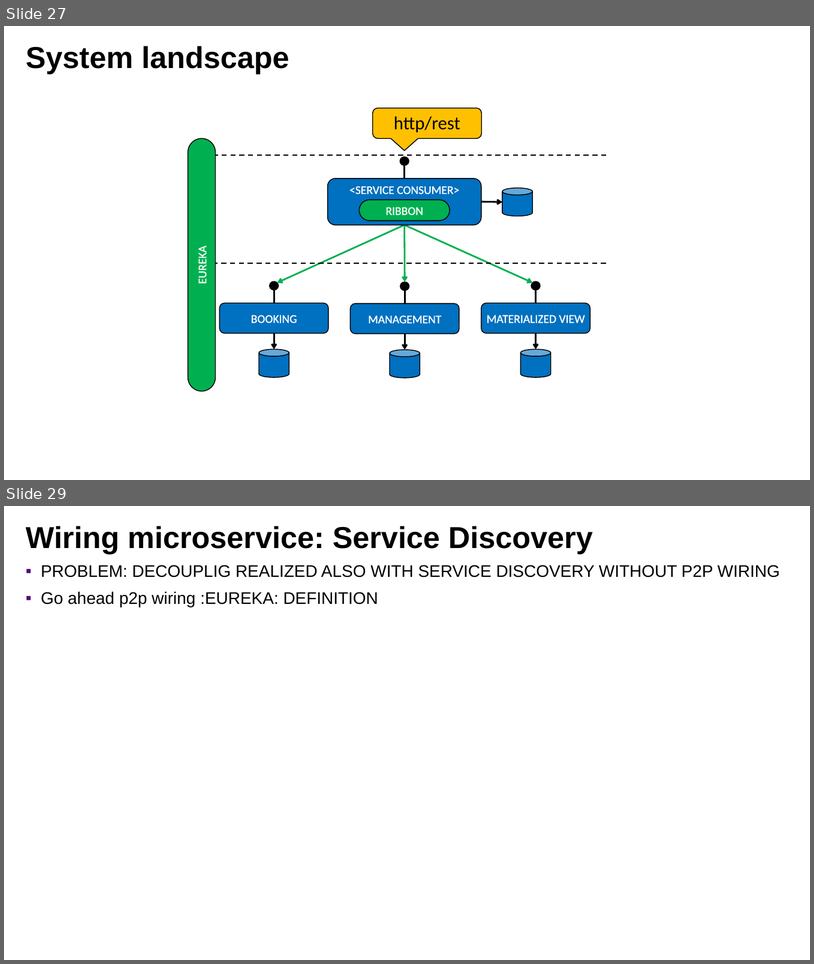
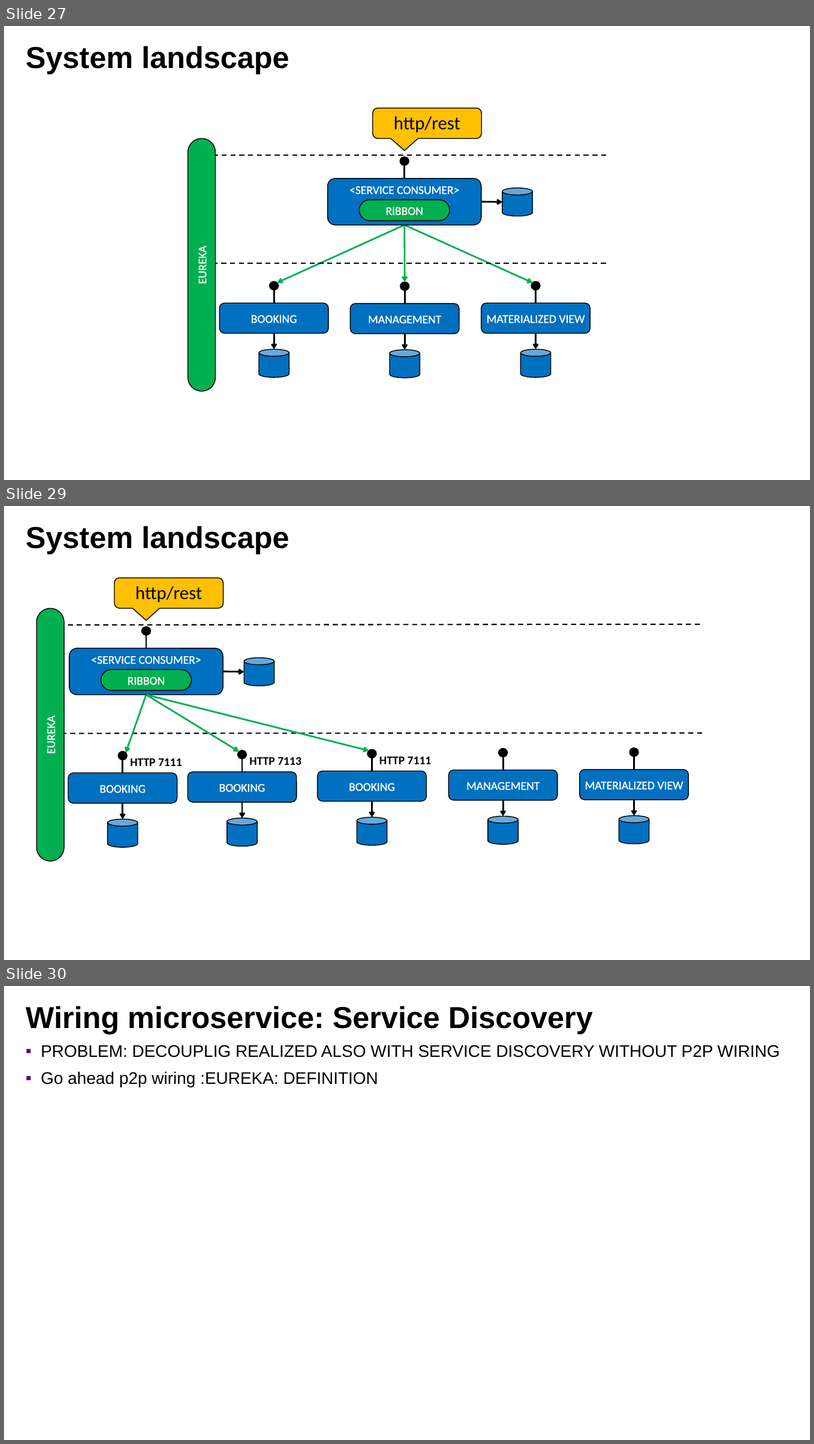
Before and after one commit to lbennardis/microS_code2016_DOCS, a slide deck: luigiBennardisMicroservices.pptx. Shown one above the other, each under a label of ours: slides 27 and 29 before the commit, slides 27, 29 and 30 after it; the slides between them are not shown. The pictures are 814x964 and 814x1444 pixels, drawn with LibreOffice and Linux fonts; fonts in the diff are those of the drawing; background and template pictures are left out. Boxes give left, top, right and bottom in pixels: in the first picture for what was removed or moved away, otherwise in the second. Text is boxed around its words. In the diff, an @@ line names an element or a change of style, - is before the commit and + after.

```diff
--- a/luigiBennardisMicroservices.pptx
+++ b/luigiBennardisMicroservices.pptx
@@ slide 29 added at <box>4,506,810,960</box>, background picture (left out) @@
@@ title added at <box>26,526,289,554</box>, 72 pt, text #000000, bold @@
+System landscape
@@ rounded speech box added at <box>114,577,223,608</box>, fill #FFC000, outline #000000 2 pt, 44 pt, text #000000 @@
+http/rest
@@ rounded rectangle added at <box>36,608,64,861</box>, fill #00B050, outline #000000 2 pt, 28 pt, text #FFFFFF @@
+EUREKA
@@ line added from (700, 624) to (65, 625), #000000 3 pt dashed @@
@@ rounded rectangle added at <box>101,669,191,690</box>, fill #00B050, outline #000000 2 pt, 28 pt, text #FFFFFF @@
+RIBBON
@@ group added at <box>69,627,275,694</box>: 1 rounded rectangle, 1 line, 1 ellipse, 1 cylinder, 1 arrow @@
+<SERVICE CONSUMER>
@@ arrow added from (146, 694) to (126, 753), #00B050 4 pt @@
@@ arrow added from (146, 694) to (239, 751), #00B050 4 pt @@
@@ arrow added from (146, 694) to (369, 750), #00B050 4 pt @@
@@ line added from (702, 733) to (64, 733), #000000 3 pt dashed @@
@@ group added at <box>188,750,302,846</box>: 1 rounded rectangle, 1 cylinder, 1 arrow, 1 line, 1 ellipse, 1 text @@
+BOOKING
+HTTP 7113
@@ group added at <box>318,749,432,845</box>: 1 rounded rectangle, 1 cylinder, 1 arrow, 1 line, 1 ellipse, 1 text @@
+BOOKING
+HTTP 7111
@@ group added at <box>449,748,558,844</box>: 1 rounded rectangle, 1 cylinder, 1 arrow, 1 line, 1 ellipse @@
+MANAGEMENT
@@ group added at <box>579,748,689,843</box>: 1 rounded rectangle, 1 cylinder, 1 arrow, 1 line, 1 ellipse @@
+MATERIALIZED VIEW
@@ group added at <box>68,751,182,847</box>: 1 rounded rectangle, 1 cylinder, 1 arrow, 1 line, 1 ellipse, 1 text @@
+BOOKING
+HTTP 7111
@@ what was slide 29 is now slide 30 @@
```
Also in this commit, not shown: 1 slide changed.
